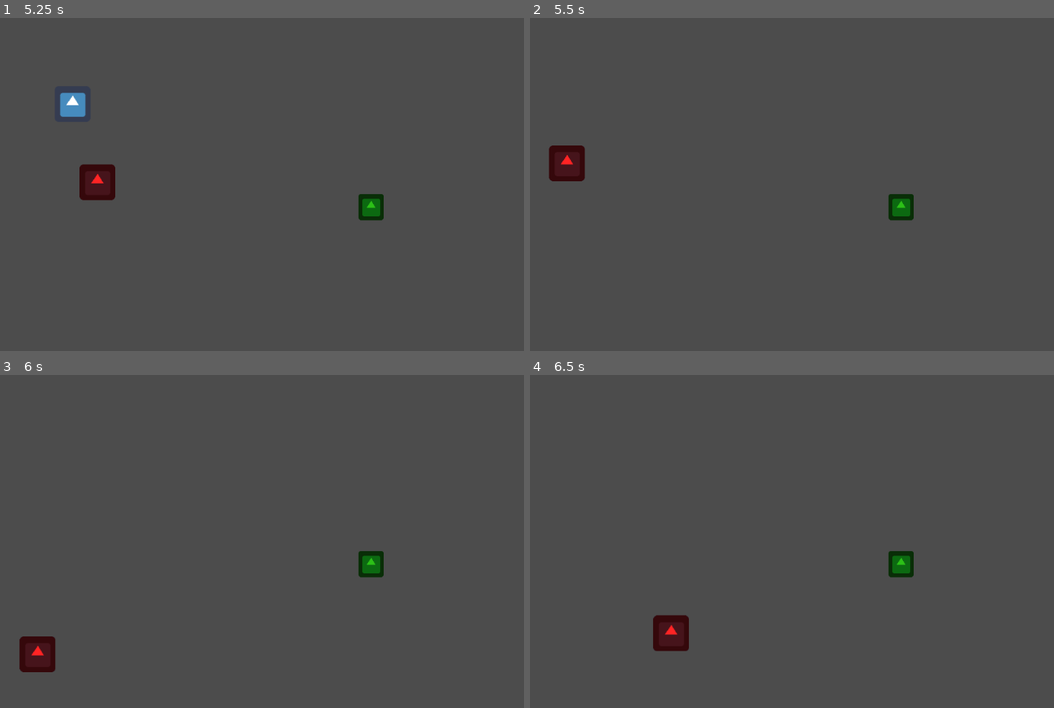
Above: before the commit, frames 1-4 (two rows, left to right).
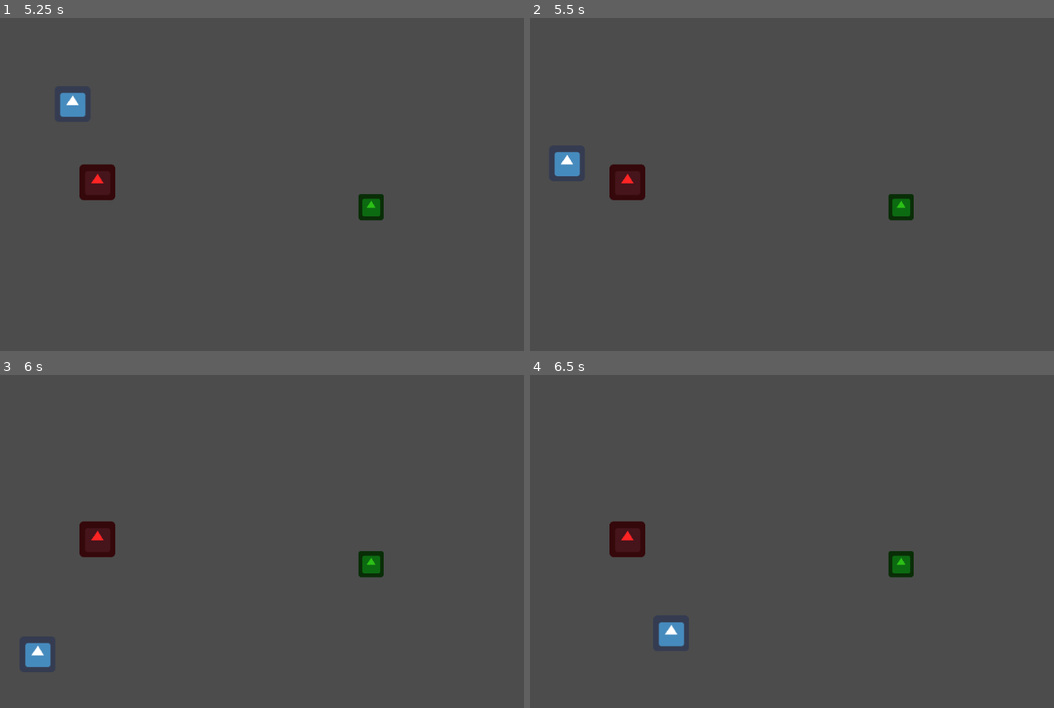
Above: after the commit, the same moments.

Repository: ElkkuTheBaws/ldjam46
Game: Godot game, scene res://TestMap.tscn
Two runs of this game, one before a commit and one after it. Both use one fixed random seed, a clock stepped at 60 frames per second and the inputs below. The project has no main scene, so this scene is started directly. The engine's default icon, where the game draws it, is replaced by a stand-in: a white triangle on a blue panel in a dark square.
Inputs:
- Up to frame 1 (5.25 s): tap Enter at 0.5 s; hold Right (ui_right) 0.53-1.28 s; hold E (ui_pick) 0.53-1.28 s; hold Down (ui_down) 1.28-2.03 s; tap E (ui_pick) at 1.35, 2.85, 4.35 s; hold Right (ui_right) 2.03-2.78 s; hold E (ui_pick) 2.03-2.78 s; hold Up (ui_up) 2.78-3.53 s; hold E (ui_pick) 3.53-4.28 s; hold Left (ui_left) 3.53-5.03 s; hold Down (ui_down) from 5.03 s (still down); hold E (ui_pick) from 5.03 s (still down)
- Up to frame 2 (5.5 s): keep holding Down (ui_down); keep holding E (ui_pick)
- Up to frame 3 (6 s): release Down (ui_down) at 5.78 s; release E (ui_pick) at 5.78 s; hold Right (ui_right) from 5.78 s (still down); tap E (ui_pick) at 5.85 s
- Up to frame 4 (6.5 s): keep holding Right (ui_right)

Frame 1 is identical in both runs. In frame 2, 1.5% of the frame differs, in the area x 3-22%, y 38-55%; in frame 3, 1.5%; in frame 4, 1.5%.

Commit message:
Pick system

Diff:
--- a/Player.gd
+++ b/Player.gd
@@ -38,6 +38,4 @@
 func _on_PickArea_body_entered(body):
 	if not body is pickable:
 		return
-	body.set_physics_process(true)
-	if Input.is_action_pressed("ui_pick"):
-		print("ok")
+	body.can_pick = true
--- a/pickable.gd
+++ b/pickable.gd
@@ -2,11 +2,20 @@
 class_name pickable
 
 var MASS = 500
+var can_pick = false
+var picked = false
 onready var player_node = get_node("../Player/Position2D")
 func _ready():
-	set_physics_process(false)
+	set_physics_process(true)
 	add_to_group("pickable")
 
 
 func _physics_process(delta):
-	self.position = player_node.global_position
+	if can_pick == true:
+		if Input.is_action_just_pressed("ui_pick"):
+			picked = true
+
+	if(picked):
+		print("picked")
+		picked = false
+#	self.position = player_node.global_position
